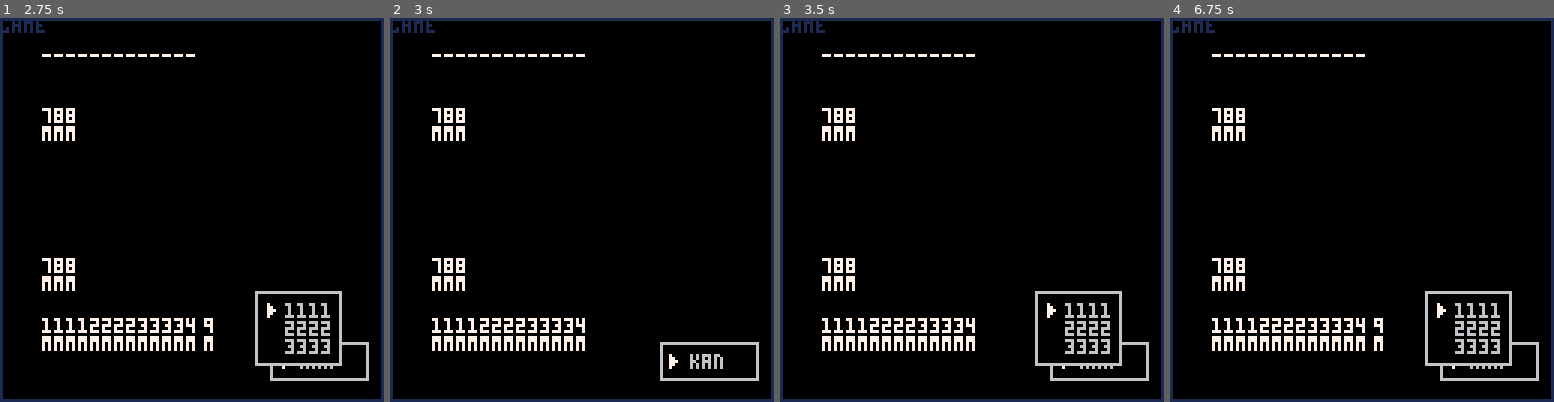
Above: before the commit, frames 1-4 (left to right).
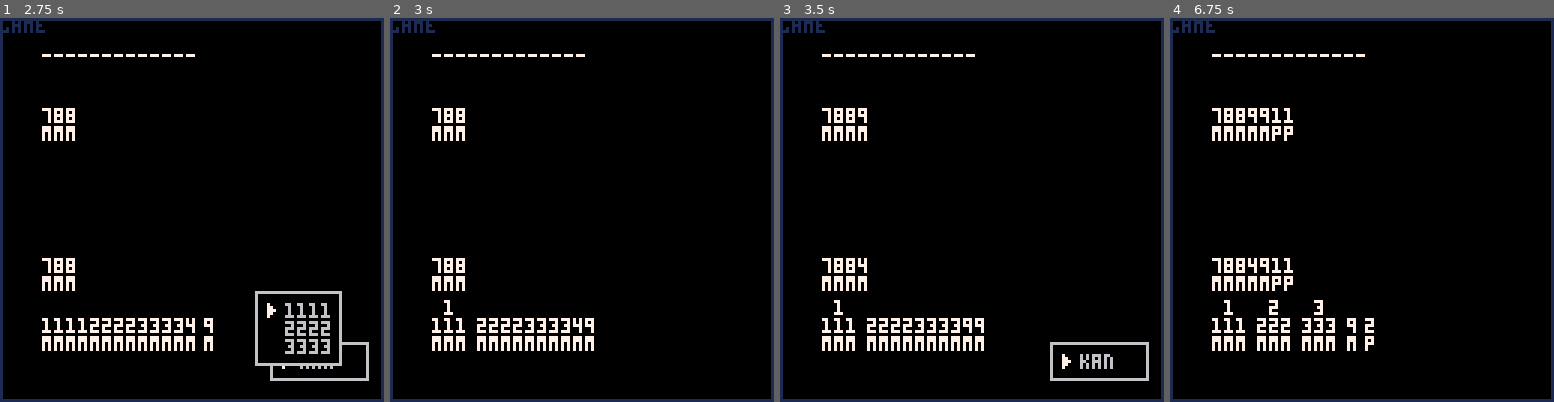
Above: after the commit, the same moments.

Repository: lychees/pico8-workshop
Game: PICO-8 cartridge mahjong.p8
Same seed, same stepped clock (60 frames per second), same inputs: the game is played once before the commit and once after it.
Inputs:
- Up to frame 1 (2.75 s): tap X (X key) at 0.33, 1.07, 1.85 s; tap O (Z key) at 0.7, 1.7, 2.1, 2.5 s; hold Right 1.6-2.1 s; hold Up 2.15-2.42 s; hold Right from 2.47 s (still down)
- Up to frame 2 (3 s): keep holding Right; tap O (Z key) at 2.9 s; tap X (X key) at 2.97 s
- Up to frame 3 (3.5 s): release Right at 3.03 s; hold Left from 3.08 s (still down); tap O (Z key) at 3.3 s
- Up to frame 4 (6.75 s): release Left at 3.58 s; hold Down 3.63-3.97 s; tap O (Z key) every 0.4 s from 3.7 to 6.5 s; hold Right 4.02-4.68 s; tap X (X key) at 4.08, 5.2, 6.32 s; hold Up 4.73-5.03 s; hold Left 5.08-5.68 s; hold Down 5.73-6.03 s; hold Right 6.08-6.58 s; hold Right from 6.63 s (still down)

Frame 1 is identical in both runs. In frame 2, 2.5% of the frame differs, in the area x 14-97%, y 73-95%; in frame 3, 3.6%; in frame 4, 4.5%, in the area x 14-97%, y 23-95%.

Commit message:
Fix 暗杠

Diff:
--- a/mahjong.p8
+++ b/mahjong.p8
@@ -24,7 +24,6 @@
   end
   game_scene.root.update = function(self)
     local hill = {1,1,1,1,2,2,2,2,3,3,3,3,4,4,4,4,5,5}
-    local o = 0
     local p1 = player:new()
     local p2 = player:new()
 
@@ -97,11 +96,10 @@
     self.sub_claim = function(self)
       p1.sub_options:update()
       if btnp(4) then
-        --[[
         sfx(0)
         local op = p1.options[p1.options.active_index]
         local opp = p1.sub_options[p1.sub_options.active_index]
-        p1:add(p1.options.target)
+        --p1:add(p1.options.target)
         sort(p1.hand)
         op.cmd(p1, opp.param)
         local t = #p1.sub_options
@@ -117,7 +115,6 @@
         p1.hand.flashing = true
         game_scene.animations.twinkle = twinkle:new(nil,p1.hand,20)
         self.update = self.player_select_tile_to_discard
-        --]]
       end
 
       if btnp(5) then
@@ -492,13 +489,23 @@
 end
 function player:dels(m)
   local h = self.hand
+  --[[
   local mi = 1
   for i=1,#h do
     if h[i] == m[mi] then
       self:del(i)
-      i -= 1
+      i = 0
       mi += 1
       if mi > #m then
+        break
+      end
+    end
+  end
+  --]]
+  for mi=1,#m do
+    for i=1,#h do
+      if h[i] == m[mi] then
+        self:del(i)
         break
       end
     end
@@ -710,7 +717,7 @@
         return
       end
     end
-    add(divide_results, divide_results)
+    add(divide_results, divide_result)
   end
 
   -- jantou, 11
@@ -725,10 +732,7 @@
       end
     end
   end
-  -- return #divide_results > 0
-  if #divide_results > 0 then
-    return true
-  end
+  return #divide_results > 0
 end
 
 -->8
